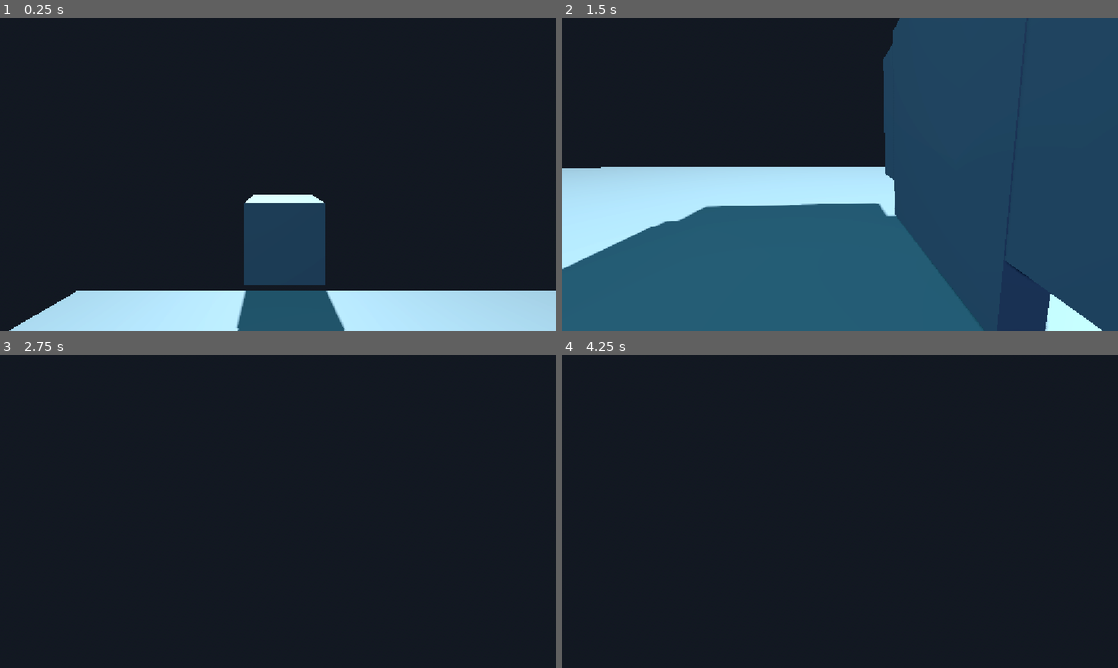
Above: before the commit, frames 1-4 (two rows, left to right).
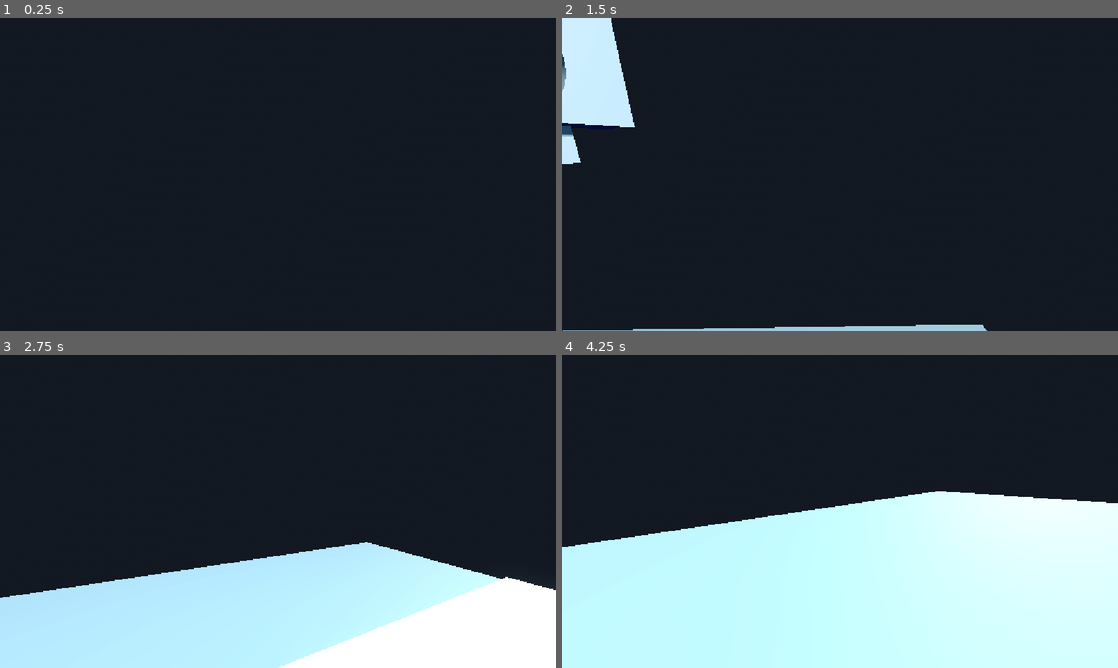
Above: after the commit, the same moments.

Repository: OrzBeta/Assignment3Godot
Game: Godot game, scene res://scenes/demo_scene.tscn
Same seed, same stepped clock (60 frames per second), same inputs: the game is played once before the commit and once after it.
Inputs (mouse positions are in pixels of both pictures, inside the frame that each line leads up to):
- Up to frame 1 (0.25 s): no input
- Up to frame 2 (1.5 s): tap Enter (ui_accept) at 0.5, 0.77 s; move the mouse to (962, 158) at 0.52 s; press the mouse at (962, 158) at 0.53 s; hold D (move_right) 0.53-1.28 s; move the mouse to (812, 174) at 1.27 s; release the mouse at (812, 174) at 1.28 s; hold W (move_forward) from 1.28 s (still down); click (812, 174) at 1.35 s
- Up to frame 3 (2.75 s): keep holding W (move_forward); tap Enter (ui_accept) at 1.52 s; move the mouse to (289, 505) at 2.02 s; press the mouse at (289, 505) at 2.03 s
- Up to frame 4 (4.25 s): keep holding W (move_forward); move the mouse to (834, 517) at 2.77 s; release the mouse at (834, 517) at 2.78 s; click (834, 517) at 2.85 s; tap Enter (ui_accept) at 3.02, 3.77 s; move the mouse to (878, 514) at 3.52 s; press the mouse at (878, 514) at 3.53 s

The runs differ from the first frame. In frame 1, 16% of the frame differs, in the area x 1-100%, y 56-100%; in frame 2, 76%, in the area x 0-100%, y 0-100%; in frame 3, 32%; in frame 4, 50%.
Error after the commit: Invalid access to property or key 'player' on a base object of type 'Node3D (cameraPositions.gd)'. (res://scenes/portal_script.gd:13)

Commit message:
trying velocity change

Diff:
--- a/cameraPositions.gd
+++ b/cameraPositions.gd
@@ -1,4 +1,4 @@
 extends Node
 
 ##get all relevant camera positions here
-@onready var player: CharacterBody3D = $Player
+#@onready var player: CharacterBody3D = $Player
--- a/scenes/demo_scene.tscn
+++ b/scenes/demo_scene.tscn
@@ -53,14 +53,14 @@
 visible = false
 
 [node name="Player" parent="." unique_id=1159455983 instance=ExtResource("1_03k34")]
-transform = Transform3D(1, 0, 0, 0, 1, 0, 0, 0, 1, -28.137207, 15.191358, -22.650822)
+transform = Transform3D(1, 0, 0, 0, 1, 0, 0, 0, 1, -28.137207, 44.096645, -22.650822)
 SPEED = 10.0
 
 [node name="CSGBox3D3" type="CSGBox3D" parent="." unique_id=2136476266]
 transform = Transform3D(10, 0, 0, 0, 10, 0, 0, 0, 10, -27.325891, 6.3459005, -52.61899)
 
 [node name="Portal" parent="." unique_id=2134881050 node_paths=PackedStringArray("otherPortal") instance=ExtResource("2_ba4t3")]
-transform = Transform3D(-0.9999999, 0, 8.742276e-08, -8.74103e-08, -0.016885476, -0.9998573, 1.476175e-09, -0.9998574, 0.016885474, -30.004944, 53.90036, -26.205246)
+transform = Transform3D(-0.9999999, 0, 8.742276e-08, -8.74103e-08, -0.016885476, -0.9998573, 1.476175e-09, -0.9998574, 0.016885474, -30.004944, 5.070898, -26.205246)
 otherPortal = NodePath("../Portal2")
 
 [node name="CSGBox3D3" type="CSGBox3D" parent="Portal" unique_id=2002218373]
@@ -76,7 +76,7 @@
 sides = 32
 
 [node name="Portal2" parent="." unique_id=1199124635 node_paths=PackedStringArray("otherPortal") instance=ExtResource("2_ba4t3")]
-transform = Transform3D(-1.0000001, -1.0541105e-15, 8.74228e-08, 4.726865e-09, 0.99853724, 0.05406888, -8.7294914e-08, 0.054068886, -0.99853736, -29.992199, 4.5779333, -26.363684)
+transform = Transform3D(-1.0000001, -1.0541105e-15, 8.74228e-08, 4.726865e-09, 0.99853724, 0.05406888, -8.7294914e-08, 0.054068886, -0.99853736, -29.992199, 36.3626, -8.552805)
 otherPortal = NodePath("../Portal")
 
 [node name="CSGBox3D4" type="CSGBox3D" parent="Portal2" unique_id=1794118121]
--- a/scenes/portal.tscn
+++ b/scenes/portal.tscn
@@ -13,7 +13,7 @@
 height = 0.3
 
 [sub_resource type="BoxShape3D" id="BoxShape3D_tdbmw"]
-size = Vector3(7.181885, 9.153778, 0.35714722)
+size = Vector3(7.181885, 9.153778, 0.019515991)
 
 [node name="Portal" type="Node3D" unique_id=2134881050]
 script = ExtResource("1_v0xau")
@@ -39,7 +39,7 @@
 transform = Transform3D(1, 0, 0, 0, 1, 0, 0, 0, 1, 0, 0, -0.24281394)
 
 [node name="TeleportArea1" type="CollisionShape3D" parent="Collision1" unique_id=866298866]
-transform = Transform3D(1, 0, 0, 0, 1, 0, 0, 0, 1, 0, 0, -0.4860264)
+transform = Transform3D(1, 0, 0, 0, 1, 0, 0, 0, 1, 0, 0, -0.3172108)
 shape = SubResource("BoxShape3D_tdbmw")
 debug_color = Color(5.7756904e-07, 0.6201559, 0.57138103, 0.41960785)
 
--- a/scenes/portal_script.gd
+++ b/scenes/portal_script.gd
@@ -47,6 +47,7 @@
 	##keep player y constant
 	if otherPortal:
 		player.global_position = otherPortal.global_position + dif + Vector3(0,-5,0)
+		player.velocity.x = player.velocity.y
 		return
 		#if player.global_position.z > self.global_position.z:
 			#player.global_position = otherPortal.global_position - dif
